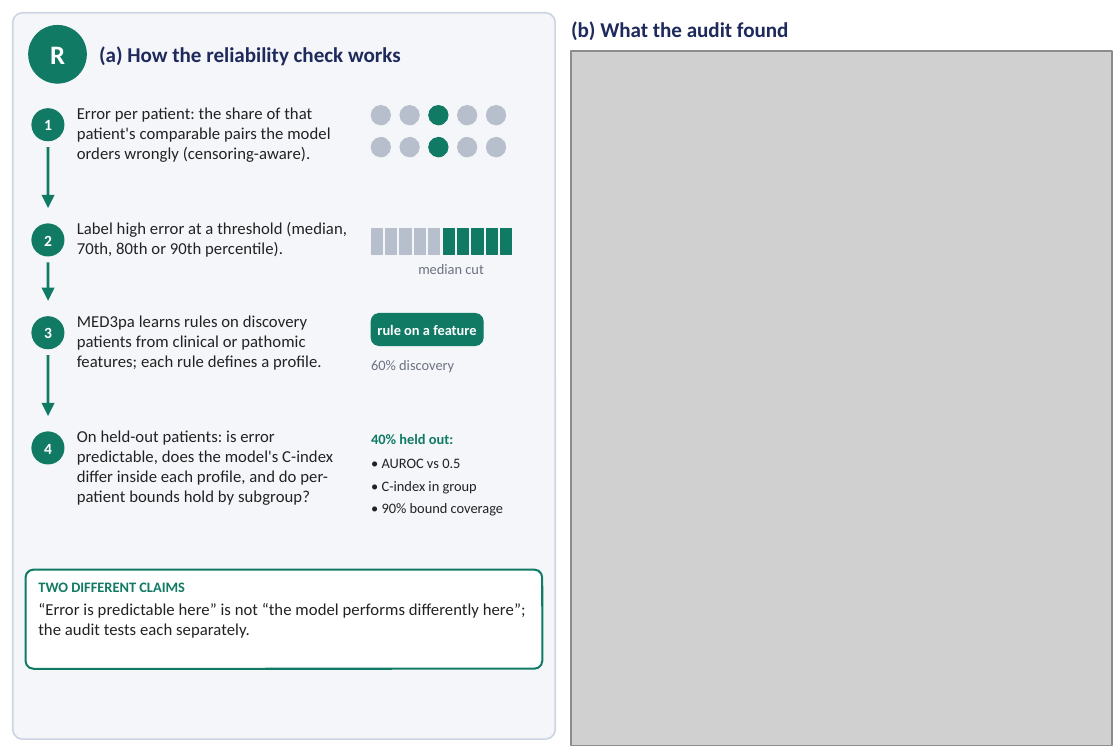
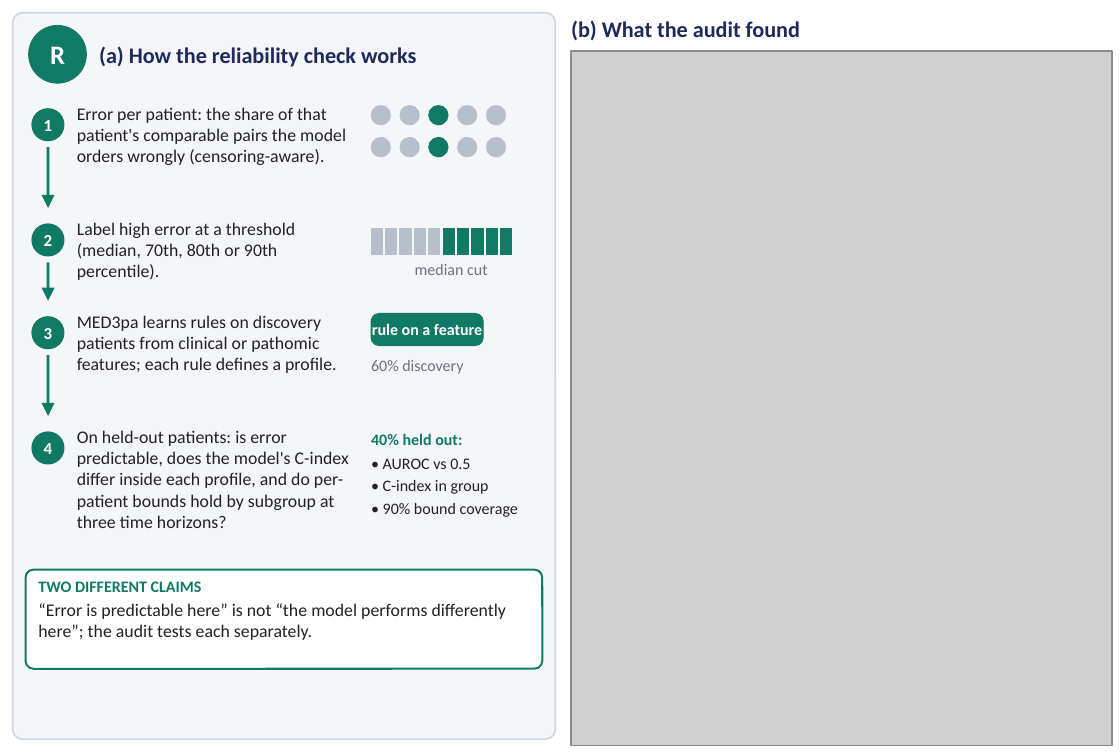
Before and after one commit to JuanDuranMcgill/wsi-survival-interpretability, a slide deck: slide 1 of paper_figures/fig4_reliab_zoom.pptx. Drawn at 1120x752 pixels with LibreOffice and Linux fonts; fonts in the diff are those of the drawing; grey boxes stand for pictures. Boxes give left, top, right and bottom in pixels: in the first picture for what was removed or moved away, otherwise in the second. Text is boxed around its words. In the diff, an @@ line names an element or a change of style, - is before the commit and + after.

```diff
--- a/paper_figures/fig4_reliab_zoom.pptx
+++ b/paper_figures/fig4_reliab_zoom.pptx
@@ text "(a) How the reliability check ..." at (99,46,416,67): size 9.5 to 10 pt @@
@@ text "(b) What the audit found" at (571,20,800,40): size 9.5 to 10 pt @@
@@ text at (77,430,349,528): text changed; size 7.5 to 8 pt @@
-On held-out patients: is error predictable, does the model's C-index differ inside each profile, and do per-patient bounds hold by subgroup?
+On held-out patients: is error predictable, does the model's C-index differ inside each profile, and do per-patient bounds hold by subgroup at three time horizons?
@@ size 7.5 to 8 pt in 4 elements at (77,107,346,165), (77,222,295,280), (77,315,337,373), (38,603,506,640) @@
@@ size 6.5 to 7.2 pt in 8 elements at (415,264,488,275), (372,323,482,335), (371,360,463,374), (371,433,462,445), (383,458,470,469), (383,480,489,494), (383,503,518,517), (38,581,202,592) @@
```
Also in this commit, not shown: 25 other files.
